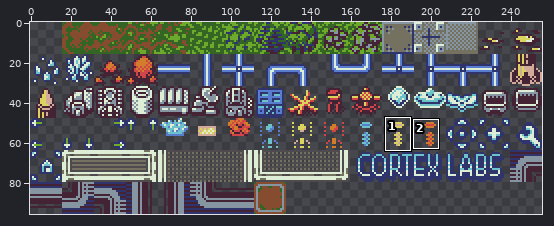
A sprite sheet gets an edit: tools/png2asm/tileset.png. Above, an overview of the earlier version with the close-up marked.
Close-up. Before the edit:
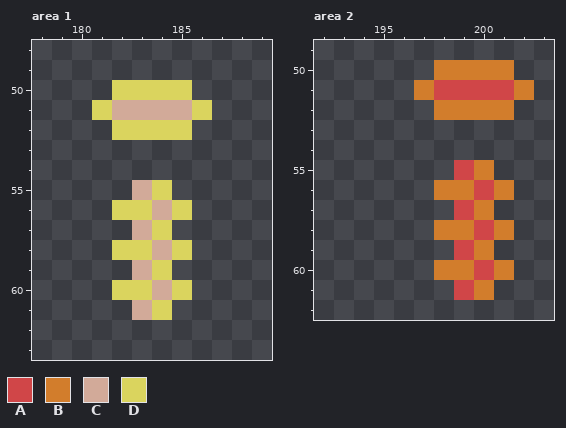
The file is 256x96 pixels. Shown: area 1: x 178..189, y 48..63; area 2: x 192..203, y 49..62. The commit also changed other parts of the picture, which this record leaves out.
Palette (. is transparent): A #d04648  B #d27d2c  C #d2aa99  D #dad45e
Pixels before, area 1, first column x 181:
50 .DDDD.
51 DCCCCD
52 .DDDD.
53 ......
54 ......
55 ..CD..
56 .DDCD.
57 ..CD..
58 .DDCD.
59 ..CD..
60 .DDCD.
61 ..CD..
Pixels before, area 2, first column x 197:
50 .BBBB.
51 BAAAAB
52 .BBBB.
53 ......
54 ......
55 ..AB..
56 .BBAB.
57 ..AB..
58 .BBAB.
59 ..AB..
60 .BBAB.
61 ..AB..
New version:
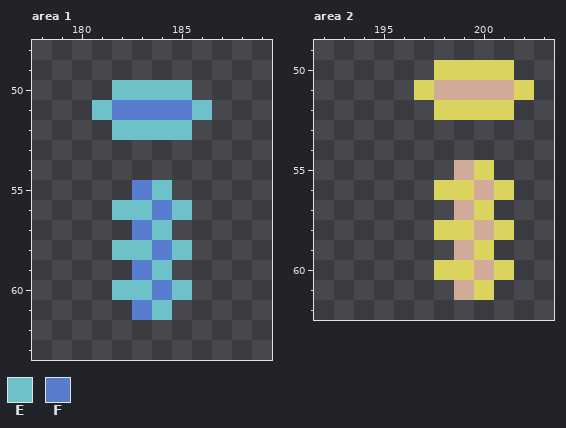
Colours new in this view: E #6dc2ca  F #597dce
Edits made:
Area 1:
The edit turns colour D into colour E in row 50 at x 182 to 185; in row 51 at x 181 and 186; in row 52 at x 182 to 185; in row 55 at x 184; in row 56 at x 182 to 183 and 185; in row 57 at x 184.
The edit turns colour D into colour E in row 58 at x 182 to 183 and 185; in row 59 at x 184; in row 60 at x 182 to 183 and 185; in row 61 at x 184.
The edit turns colour C into colour F in row 51 at x 182 to 185; in row 55 at x 183; in row 56 at x 184; in row 57 at x 183; in row 58 at x 184; in row 59 at x 183.
The edit turns colour C into colour F in row 60 at x 184; in row 61 at x 183.
Area 2:
The edit turns colour A into colour C in row 51 at x 198 to 201; in row 55 at x 199; in row 56 at x 200; in row 57 at x 199; in row 58 at x 200; in row 59 at x 199.
The edit turns colour A into colour C in row 60 at x 200; in row 61 at x 199.
The edit turns colour B into colour D in row 50 at x 198 to 201; in row 51 at x 197 and 202; in row 52 at x 198 to 201; in row 55 at x 200; in row 56 at x 198 to 199 and 201; in row 57 at x 200.
The edit turns colour B into colour D in row 58 at x 198 to 199 and 201; in row 59 at x 200; in row 60 at x 198 to 199 and 201; in row 61 at x 200.
Where, in picture pixels (left, top, right, bottom), the same in both close-ups:
changed: (92, 80, 212, 320)
changed: (414, 60, 534, 300)
